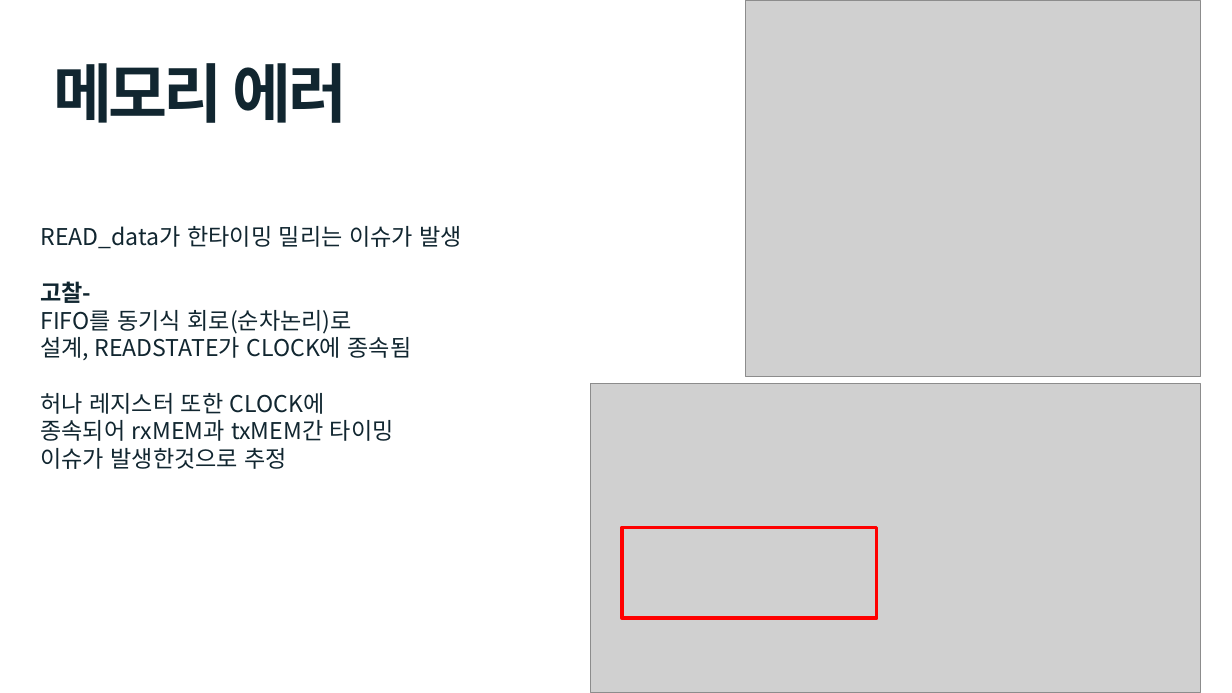
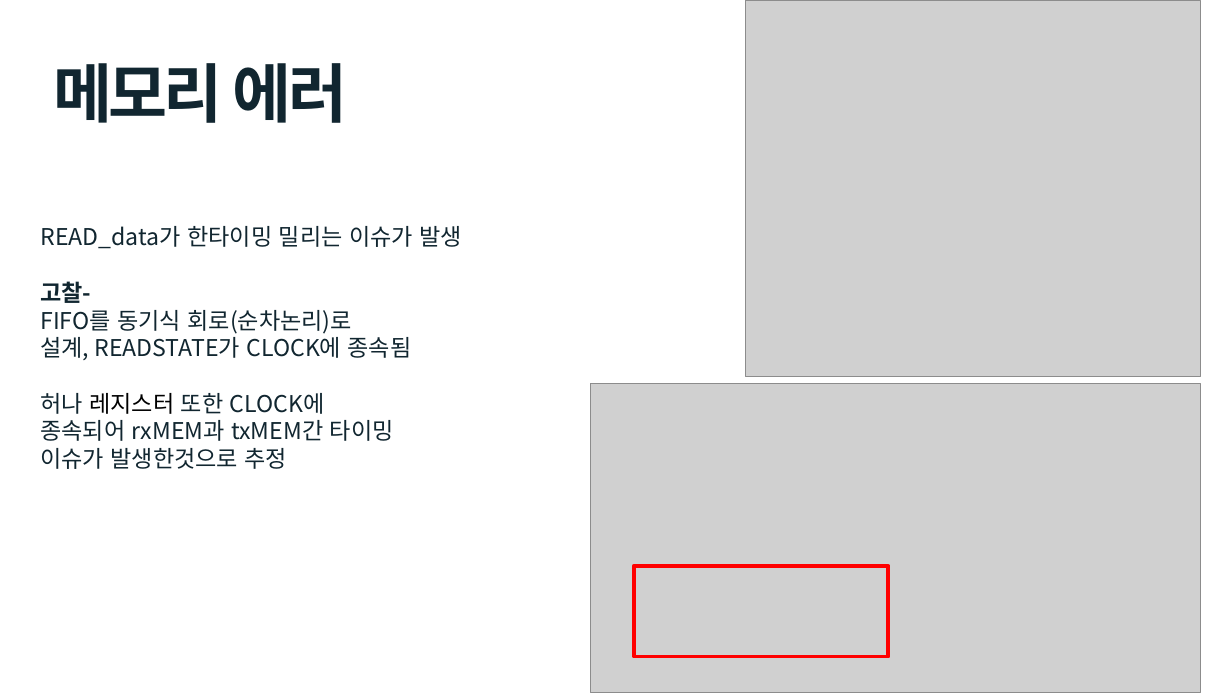
Before and after one commit to cong2738/FPGA_Harman, a slide deck: slide 18 of UART발표_박호윤.pptx. Drawn at 1232x693 pixels with LibreOffice and Linux fonts; fonts in the diff are those of the drawing; grey boxes stand for pictures. Boxes give left, top, right and bottom in pixels: in the first picture for what was removed or moved away, otherwise in the second. Text is boxed around its words. In the diff, an @@ line names an element or a change of style, - is before the commit and + after.

Commit message:
UART 발표자료

```diff
--- a/UART발표_박호윤.pptx
+++ b/UART발표_박호윤.pptx
@@ text at [40,393,325,414]: font Noto Sans CJK KR to Arial, text colour #112630 to #000000 in "레지스터" @@
@@ rectangle: place and size @@
-rectangle at [622,528,876,618]
+rectangle at [634,566,888,656]
```
